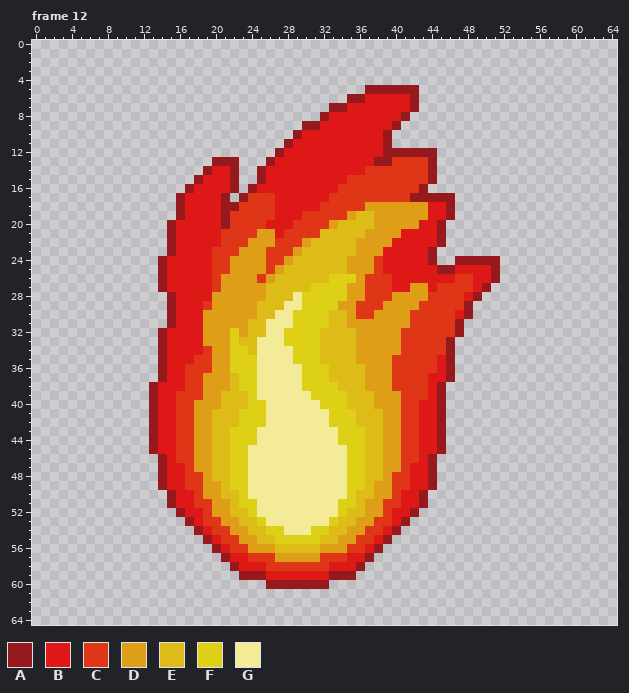
Edited in one commit: pixel-art file (resources/sprites/gui/upgrades/upgrades.aseprite). The picture above was drawn from the file before the commit.
65x65 pixels, 43 frames. Pixels under 10% opacity are left out. Colours within 5 levels of each other are drawn and written as one. Shown: frame 12. The commit also changed other frames, which this record leaves out.
Visible layers, top first: "new", "new2", "old".
Palette (. is transparent): A #961a1d  B #de1717  C #de3617  D #de9e17  E #debc17  F #decf17  G #f4eb99
Pixels before, frame 12, first column x 13:
 5 ........................AAAAAA.........
 6 ......................AABBBBBA.........
 7 ....................AABBBBBBBA.........
 8 ...................ABBBBBBBBA..........
 9 .................AABBBBBBBBA...........
10 ................ABBBBBBBBBA............
11 ...............ABBBBBBBBBBA............
12 ..............ABBBBBBBBBBBAAAAAA.......
13 .......AAA...ABBBBBBBBBBBAACCCCA.......
14 ......ABBA..ABBBBBBBBBBBCCCCCCCA.......
15 .....ABBBA..ABBBBBBBBBCCCCCCCCCA.......
16 ....ABBBBA.ABBBBBBBBBCCCCCCCCCA........
17 ...ABBBBA.ACCCBBBBBBCCCCCCCCCAAAAA.....
18 ...ABBBBAACCCCBBBBBCCCCCDDDDDDDBBA.....
19 ...ABBBBACCCCCBBBCCCCCDEEDDDDDDBBA.....
20 ..ABBBBBACCCCBBBCCCCDEEEEDDDDDBBA......
21 ..ABBBBBCCCCDDBCCCCEEEEEDDDDBBBBA......
22 ..ABBBBBCCCDDDCCCDEEEEEDDDDBBBBBA......
23 ..ABBBBCCCDDDCCCDEEEEEEDDDBBBBBA.......
24 .ABBBBBCCDDDDCCDEEEEEEDDDCBBBBBA..AAAAA
25 .ABBBBBCCDDDDCDEEEEEEEDDDCBBBBBBAABBBBA
26 .ABBBBBCDDDDCDEEEEEEFFFDCCCBBBBBBBCCBBA
27 .ABBBBBCDDDDDEEEEEFFFFDDCCCBBDDBCCCCBA.
28 ..ABBBBDDDDDDEEEGFFFFFDDCCCDDDDCCCCBA..
29 ..ABBBCDDDDDEEEGGFFFFDDCCCDDDDCCCCCA...
30 ..ABBBDDDDDDEEGGFFFFEEDCCDDDDCCCCCBA...
31 ..ABBBDDDDDEEGGGFFFFEEDDDDDDDCCCCCA....
32 .ABBBBDDDFDEEGGFFFFEEEEDDDDDCCCCCCA....
33 .ABBBBDDDFEEGGGFFFFEEEEDDDDDCCCCCA.....
34 .ABBBBCDDFFEGGGGFFFEEEEDDDDDCCCCCA.....
35 .ABBBCCDDFFFGGGGFFFEEEEDDDDCCCCCBA.....
36 .ABBCCCDDFFFGGGGGFFFEEEEDDDCCCCCBA.....
37 .ABBCCDDDEFFGGGGGFFFEEEEDDDCCCCBBA.....
38 ABBBCCDDDEFFGGGGGFFFFEEEDDDCCCCBA......
39 ABBCCCDDEEEFGGGGGGFFFFEEEDDDCCCBA......
40 ABBCCDDDEEEFFGGGGGGFFFEEEDDDCCBBA......
41 ABBCCDDEEEFFFGGGGGGGFFFEEEDDCCBBA......
42 ABBCCDDEEEFFFGGGGGGGFFFEEEDDCCBBA......
43 ABBCCDDEEFFFGGGGGGGGGFFFEEDDCCBBA......
44 ABBCCDDEEFFFGGGGGGGGGFFFEEDDCCBBA......
45 ABBCCDDEEFFGGGGGGGGGGGFFEEDDCCBBA......
46 .ABCCDDEEFFGGGGGGGGGGGFFEEDDCCBA.......
47 .ABBCDDEEFFGGGGGGGGGGGFFEEDDCBBA.......
48 .ABBCCDEEFFGGGGGGGGGGGFFEEDCCBBA.......
49 .ABBCCDDEFFGGGGGGGGGGGFFEDDCCBBA.......
50 ..ABBCDDEEFGGGGGGGGGGGFEEDDCBBA........
51 ..ABBCCDDEFFGGGGGGGGGFFEDDCCBBA........
52 ...ABBCDDEEFGGGGGGGGGFEEDDCBBA.........
53 ....ABCCDDEEFGGGGGGGFEEDDCCBA..........
54 .....ABCCDDEEFFGGGFFEEDDCCBA...........
55 ......ABCCDDEEFFFFFEEDDCCBA............
56 .......ABCCDDDEEEEEDDDCCBA.............
57 ........ABBCCCDDDDDCCCBBA..............
58 .........ABBBCCCCCCCBBBA...............
59 ..........AAABBBBBBBAAA................
60 .............AAAAAAA...................
New version:
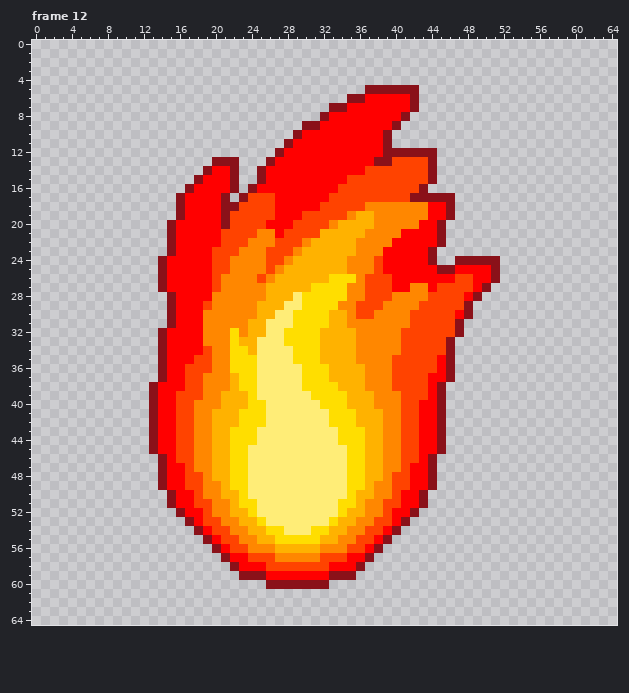
Log entry: fix broken upgrade colors
The exact change:
colour A: #961a1d -> #8a1119
colour B: #de1717 -> #ff0000
colour C: #de3617 -> #ff4300
colour D: #de9e17 -> #ff8700
colour E: #debc17 -> #ffb200
colour F: #decf17 -> #ffde00
colour G: #f4eb99 -> #ffed77
